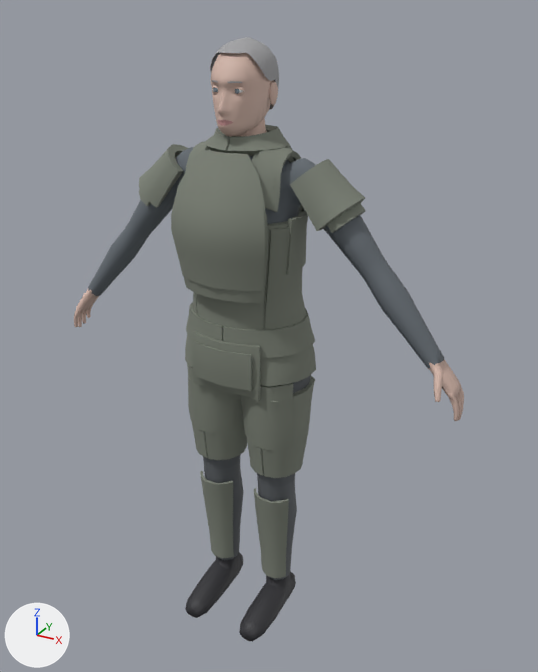
An edit to the glTF model models/characters/human/variants/f07.glb, drawn before and after from the same camera.
The view is the same before and after, from a 50 mm lens placed at (1.024, -1.732, 1.844), pointed at (0.061, 0.019, 0.968). The axes (+X, +Y, +Z) are drawn at lower left. The lights are the same throughout. The first picture is the older version.

The older version as bpy lines, for what is in view:
```python
me_kitheavy = bpy.data.meshes.new('kitheavy')
me_kitheavy.from_pydata(...)  # 1170 vertices, 2332 faces; spans x -0.183..0.183, y -0.196..0.148, z 1.0..1.557
me_kitheavy.materials.append(mat_kitheavy)  # grey #7c8176
me_kitwrap = bpy.data.meshes.new('kitwrap')
me_kitwrap.from_pydata(...)  # 958 vertices, 1892 faces; spans x -0.193..0.193, y -0.171..0.15, z 0.97..1.539
me_kitwrap.materials.append(mat_kitwrap)  # grey #7c8176
me_trunk_001 = bpy.data.meshes.new('trunk.001')
me_trunk_001.from_pydata(...)  # 1554 vertices, 3104 faces; spans x -0.65..0.65, y -0.21..0.14, z 0.0..1.63
me_trunk_001.materials.append(mat_shirt)  # grey #656c73
me_trunk_001.materials.append(mat_trousers)  # dark grey #595d61
me_trunk_001.materials.append(mat_boots)  # dark grey #303035
me_trunk_001.materials.append(mat_neck)  # beige #d4b6aa
me_trunk_001.materials.append(mat_upsleeve)  # grey #656c73
me_trunk_001.materials.append(mat_sleeve)  # grey #656c73
me_trunk_001.materials.append(mat_hand)  # beige #d4b6aa
me_trunk_001.materials.append(mat_finger)  # beige #d4b6aa
me_trunk_001.materials.append(mat_front)  # grey #656c73
me_trunk_001.materials.append(mat_lowleg)  # dark grey #595d61
ob_body = bpy.data.objects.new('body', me_trunk_001)
ob_body.location = (0.0, 0.0, 0.0)
ob_kitheavy = bpy.data.objects.new('kitheavy', me_kitheavy)
ob_kitheavy.location = (0.0, 0.0, 0.0)
ob_kitwrap = bpy.data.objects.new('kitwrap', me_kitwrap)
ob_kitwrap.location = (0.0, 0.0, 0.0)
# also in view: 'kitaxil' at (0.001, -0.002, 1.274); 'kitbeltwide' at (0.0, 0.011, 1.004); 'kitgflap' at (0.0, -0.131, 0.918); 'kitplateheavy' at (0.0, -0.16, 1.321); 'kitpelvis' at (0.0, 0.011, 0.94)
```
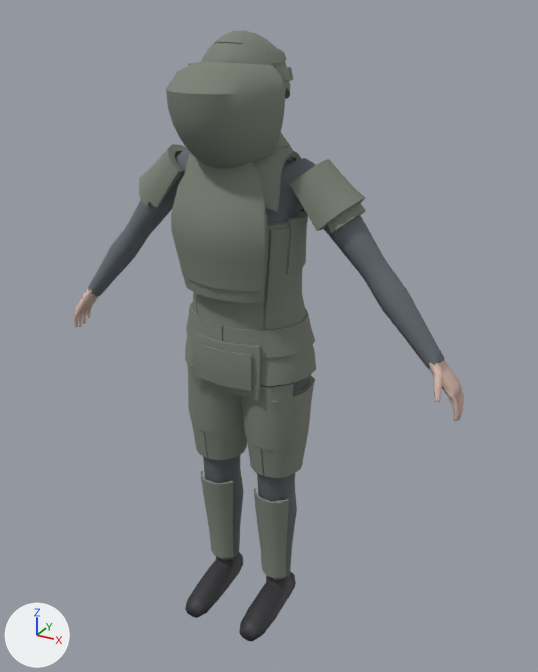
Not visible in the pictures: 'kithelmfast', 'kitmandarmsmid'.

Where the change shows, as pixel boxes (x1, y1, x2, y2) in the pictures (538 x 672 px):
'kitshieldrifle', added: after (166, 62, 285, 168)
'kithelmrifle', added: after (201, 30, 290, 99)
'kitshieldframe', added: after (189, 62, 293, 82)
'kitmandarmshigh', added (mostly hidden): after (275, 65, 282, 70)
'head', unchanged, covered by the edit: before (210, 37, 279, 137)

What the commit changed:
Material 'kitshieldrifle' (mat_kitshieldrifle) is new.
Its base color is (0.2, 0.22, 0.18) (grey #7c8176).
Its roughness is 0.85.
Material 'kitshieldframe' (mat_kitshieldframe) is new.
Its base color is (0.2, 0.22, 0.18) (grey #7c8176).
Its roughness is 0.85.
Material 'kitmandarmsmid' (mat_kitmandarmsmid) is new.
Its base color is (0.2, 0.22, 0.18) (grey #7c8176).
Its roughness is 0.85.
Material 'kitmandarmshigh' (mat_kitmandarmshigh) is new.
Its base color is (0.2, 0.22, 0.18) (grey #7c8176).
Its roughness is 0.85.
Material 'kithelmrifle' (mat_kithelmrifle) is new.
Its base color is (0.2, 0.22, 0.18) (grey #7c8176).
Its roughness is 0.85.
Material 'kithelmfast' (mat_kithelmfast) is new.
Its base color is (0.2, 0.22, 0.18) (grey #7c8176).
Its roughness is 0.85.
Mesh me_kitshieldrifle is new.
It has 240 vertices, 476 faces and spans x -0.153..0.153, y -0.262..-0.047, z 1.479..1.727.
It uses material mat_kitshieldrifle (grey #7c8176).
Mesh me_kitshieldframe is new.
It has 100 vertices, 188 faces and spans x -0.153..0.154, y -0.168..-0.017, z 1.673..1.727.
It uses material mat_kitshieldframe (grey #7c8176).
Mesh me_kitmandarmsmid is new.
It has 32 vertices, 48 faces and spans x -0.118..0.118, y -0.031..0.005, z 1.61..1.688.
It uses material mat_kitmandarmsmid (grey #7c8176).
Mesh me_kitmandarmshigh is new.
It has 32 vertices, 48 faces and spans x -0.114..0.112, y -0.031..0.005, z 1.611..1.718.
It uses material mat_kitmandarmshigh (grey #7c8176).
Mesh me_kithelmrifle is new.
It has 890 vertices, 1760 faces and spans x -0.118..0.118, y -0.158..0.14, z 1.618..1.794.
It uses material mat_kithelmrifle (grey #7c8176).
Mesh me_kithelmfast is new.
It has 890 vertices, 1760 faces and spans x -0.109..0.108, y -0.151..0.132, z 1.629..1.786.
It uses material mat_kithelmfast (grey #7c8176).
Object 'kitshieldrifle' (ob_kitshieldrifle) is new; it shows me_kitshieldrifle.
Its location is (0.0, 0.0, 0.0).
Object 'kitshieldframe' (ob_kitshieldframe) is new; it shows me_kitshieldframe.
Its location is (0.0, 0.0, 0.0).
Object 'kitmandarmsmid' (ob_kitmandarmsmid) is new; it shows me_kitmandarmsmid.
Its location is (0.0, 0.0, 0.0).
Object 'kitmandarmshigh' (ob_kitmandarmshigh) is new; it shows me_kitmandarmshigh.
Its location is (0.0, 0.0, 0.0).
Object 'kithelmrifle' (ob_kithelmrifle) is new; it shows me_kithelmrifle.
Its location is (0.0, 0.0, 0.0).
Object 'kithelmfast' (ob_kithelmfast) is new; it shows me_kithelmfast.
Its location is (0.0, 0.0, 0.0).
